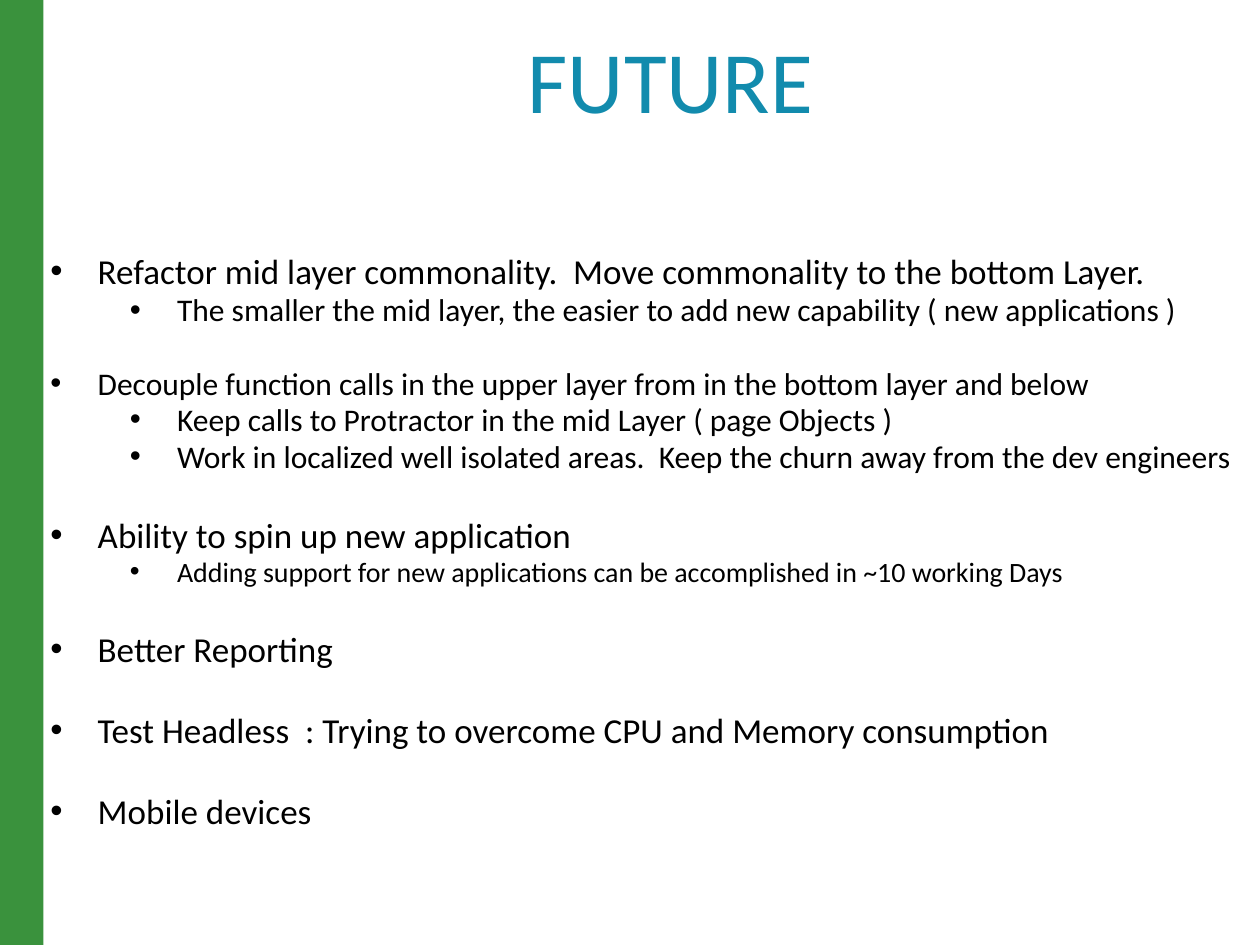
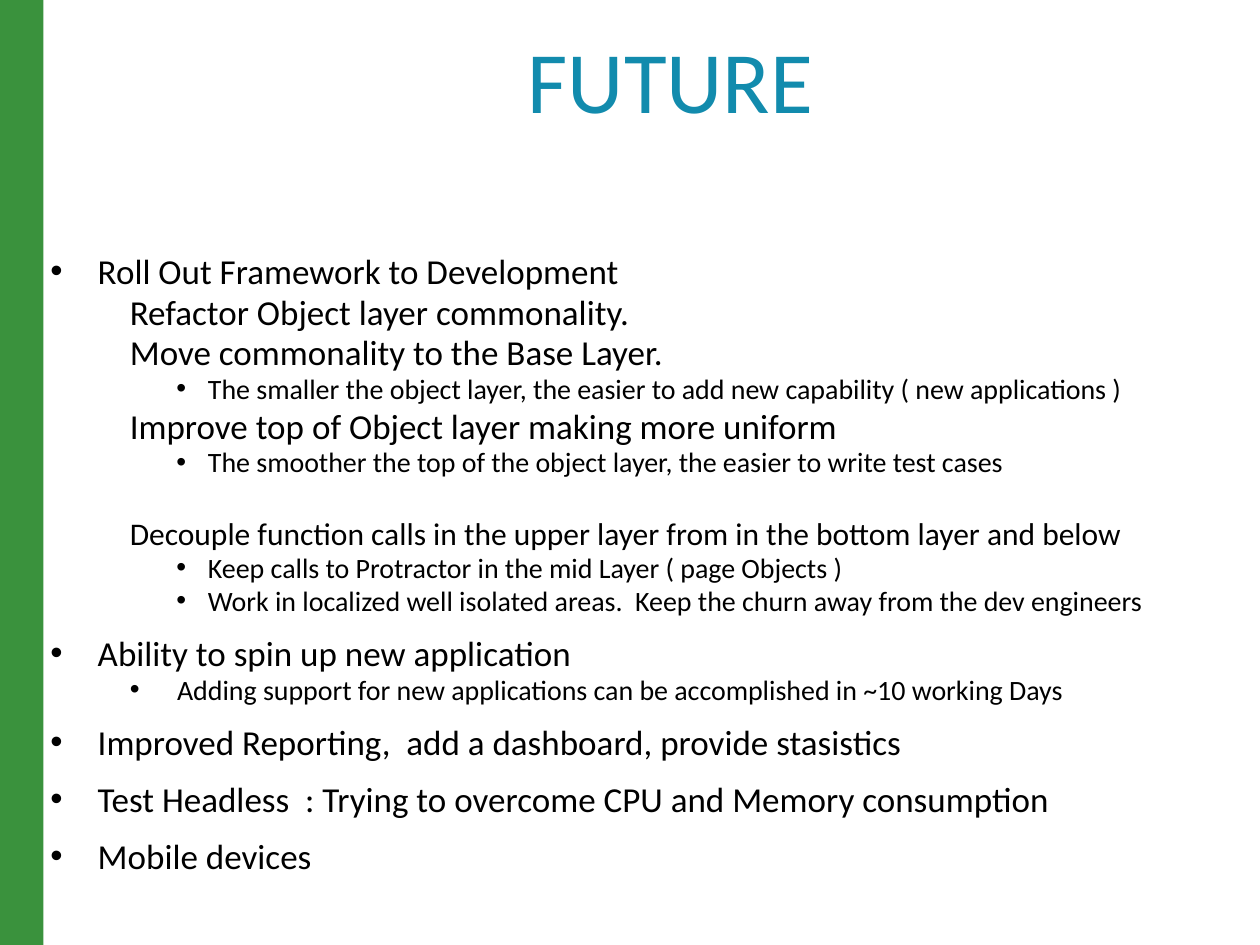
Before and after one commit to raghav9329/mainProf, a slide deck: slide 13 of CurrentWork_Delta/CX_StrategyPowerPoint.pptx. Drawn at 1260x945 pixels with LibreOffice and Linux fonts; fonts in the diff are those of the drawing. Boxes give left, top, right and bottom in pixels: in the first picture for what was removed or moved away, otherwise in the second. Text is boxed around its words. In the diff, an @@ line names an element or a change of style, - is before the commit and + after.

```diff
--- a/CurrentWork_Delta/CX_StrategyPowerPoint.pptx
+++ b/CurrentWork_Delta/CX_StrategyPowerPoint.pptx
@@ text at (x1=98, y1=259, x2=1106, y2=477): text changed; size 18 to 20 pt @@
-• Refactor mid layer commonality. Move commonality to the bottom Layer.
-  • The smaller the mid layer, the easier to add new capability ( new applications )
+• Roll Out Framework to Development
+  Refactor Object layer commonality.
+  Move commonality to the Base Layer.
+    • The smaller the object layer, the easier to add new capability ( new applications )
+  Improve top of Object layer making more uniform
+    • The smoother the top of the object layer, the easier to write test cases
@@ text at (x1=130, y1=523, x2=1142, y2=616): size 18 to 16 pt in "Keep calls to Protractor in the mid ...", "Work in localized well isolated areas. Keep ..."; bullet • to none; list level 1 to 2 in "Decouple function calls in the ..."; list level 2 to 3 in "Keep calls to Protractor in ..."; list level 2 to 3 in "Work in localized well isolated ..." @@
@@ text at (x1=98, y1=730, x2=901, y2=761): text changed @@
-• Better Reporting
+• Improved Reporting, add a dashboard, provide stasistics
```
Also in this commit, not shown: 1 other slide changed.
